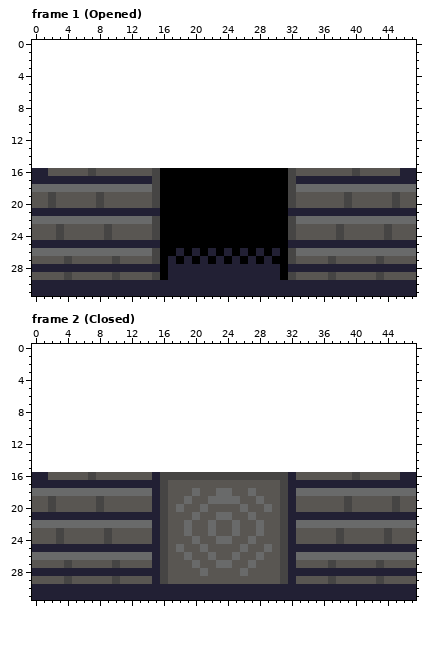
Pixel-art file, stored at Assets/Game/Art/Sprites/Door.aseprite. Above is the file before it was changed.
48x16 pixels, 2 frames. Shown: frame 1 (Opened), frame 2 (Closed). The old version is drawn lined up with the new one, on the new canvas.
And afterwards:
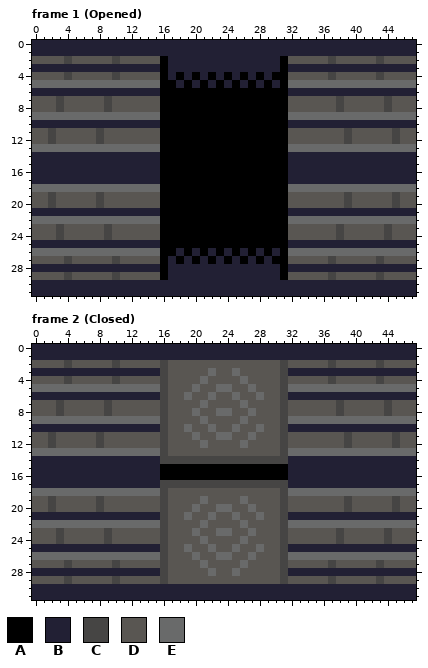
Palette (. is transparent): A #000000  B #222034  C #464544  D #595652  E #696a6a
From old to new:
canvas 48x16 -> 48x32, the old top-left corner now at 0,16
Changed rows in their new state; - is an unchanged pixel.
Frame 1 (Opened):
first column x 0:
 0 BBBBBBBBBBBBBBBBBBBBBBBBBBBBBBBBBBBBBBBBBBBBBBBB
 1 BBBBBBBBBBBBBBBBBBBBBBBBBBBBBBBBBBBBBBBBBBBBBBBB
 2 DDDDCDDDDDCDDDDDABBBBBBBBBBBBBBADDDDDCDDDDDCDDDD
 3 BBBBBBBBBBBBBBBBABBBBBBBBBBBBBBABBBBBBBBBBBBBBBB
 4 DDDDCDDDDDCDDDDDABABABABABABABAADDDDDCDDDDDCDDDD
 5 EEEEEEEEEEEEEEEEAABABABABABABABAEEEEEEEEEEEEEEEE
 6 BBBBBBBBBBBBBBBBAAAAAAAAAAAAAAAABBBBBBBBBBBBBBBB
 7 DDDCDDDDDCDDDDDDAAAAAAAAAAAAAAAADDDDDDCDDDDDCDDD
 8 DDDCDDDDDCDDDDDDAAAAAAAAAAAAAAAADDDDDDCDDDDDCDDD
 9 EEEEEEEEEEEEEEEEAAAAAAAAAAAAAAAAEEEEEEEEEEEEEEEE
10 BBBBBBBBBBBBBBBBAAAAAAAAAAAAAAAABBBBBBBBBBBBBBBB
11 DDCDDDDDCDDDDDDDAAAAAAAAAAAAAAAADDDDDDDCDDDDDCDD
12 DDCDDDDDCDDDDDDDAAAAAAAAAAAAAAAADDDDDDDCDDDDDCDD
13 EEEEEEEEEEEEEEEEAAAAAAAAAAAAAAAAEEEEEEEEEEEEEEEE
14 BBBBBBBBBBBBBBBBAAAAAAAAAAAAAAAABBBBBBBBBBBBBBBB
15 BBBBBBBBBBBBBBBBAAAAAAAAAAAAAAAABBBBBBBBBBBBBBBB
16 --BBBBBBBBBBBBBB----------------BBBBBBBBBBBBBB--
17 ---------------B----------------B---------------
18 ---------------E----------------E---------------
19 ---------------D----------------D---------------
20 ---------------D----------------D---------------
22 ---------------E----------------E---------------
23 ---------------D----------------D---------------
24 ---------------D----------------D---------------
26 ---------------E----------------E---------------
27 ---------------D----------------D---------------
29 ---------------D----------------D---------------
Frame 2 (Closed):
first column x 0:
 0 BBBBBBBBBBBBBBBBBBBBBBBBBBBBBBBBBBBBBBBBBBBBBBBB
 1 BBBBBBBBBBBBBBBBBBBBBBBBBBBBBBBBBBBBBBBBBBBBBBBB
 2 DDDDCDDDDDCDDDDDCDDDDDDDDDDDDDDCDDDDDCDDDDDCDDDD
 3 BBBBBBBBBBBBBBBBCDDDDDEDDEDDDDDCBBBBBBBBBBBBBBBB
 4 DDDDCDDDDDCDDDDDCDDDDEDDDDEDDDDCDDDDDCDDDDDCDDDD
 5 EEEEEEEEEEEEEEEECDDDEDDEEDDEDDDCEEEEEEEEEEEEEEEE
 6 BBBBBBBBBBBBBBBBCDDEDDEDDEDDEDDCBBBBBBBBBBBBBBBB
 7 DDDCDDDDDCDDDDDDCDDDDEDDDDEDDDDCDDDDDDCDDDDDCDDD
 8 DDDCDDDDDCDDDDDDCDDDEDDEEDDEDDDCDDDDDDCDDDDDCDDD
 9 EEEEEEEEEEEEEEEECDDDDEDDDDEDDDDCEEEEEEEEEEEEEEEE
10 BBBBBBBBBBBBBBBBCDDEDDEDDEDDEDDCBBBBBBBBBBBBBBBB
11 DDCDDDDDCDDDDDDDCDDDEDDEEDDEDDDCDDDDDDDCDDDDDCDD
12 DDCDDDDDCDDDDDDDCDDDDEDDDDEDDDDCDDDDDDDCDDDDDCDD
13 EEEEEEEEEEEEEEEECDDDDDDDDDDDDDDCEEEEEEEEEEEEEEEE
14 BBBBBBBBBBBBBBBBCCCCCCCCCCCCCCCCBBBBBBBBBBBBBBBB
15 BBBBBBBBBBBBBBBBAAAAAAAAAAAAAAAABBBBBBBBBBBBBBBB
16 --BBBBBBBBBBBBB-AAAAAAAAAAAAAAAA-BBBBBBBBBBBBB--
17 -----------------CCCCCCCCCCCCCC-----------------
18 ---------------E----D--DD--D----E---------------
19 ---------------D---D-EDDDDE-D---D---------------
20 ---------------D--D-ED-EE-DE-D--D---------------
21 -------------------ED-EDDE-DE-------------------
22 ---------------E---D-ED--DE-D---E---------------
23 ---------------D---DE-DEED-ED---D---------------
24 ---------------D----DE-DD-ED----D---------------
25 ------------------DE-DE--ED-ED------------------
26 ---------------E---DE-DEED-ED---E---------------
27 ---------------D----DE-DD-ED----D---------------
28 ---------------------DE--ED---------------------
29 ---------------D----------------D---------------
Boxes around the changes in both pictures, in picture pixels (x1, y1, x2, y2):
changed: (32, 40, 416, 280)
changed: (32, 344, 416, 584)
